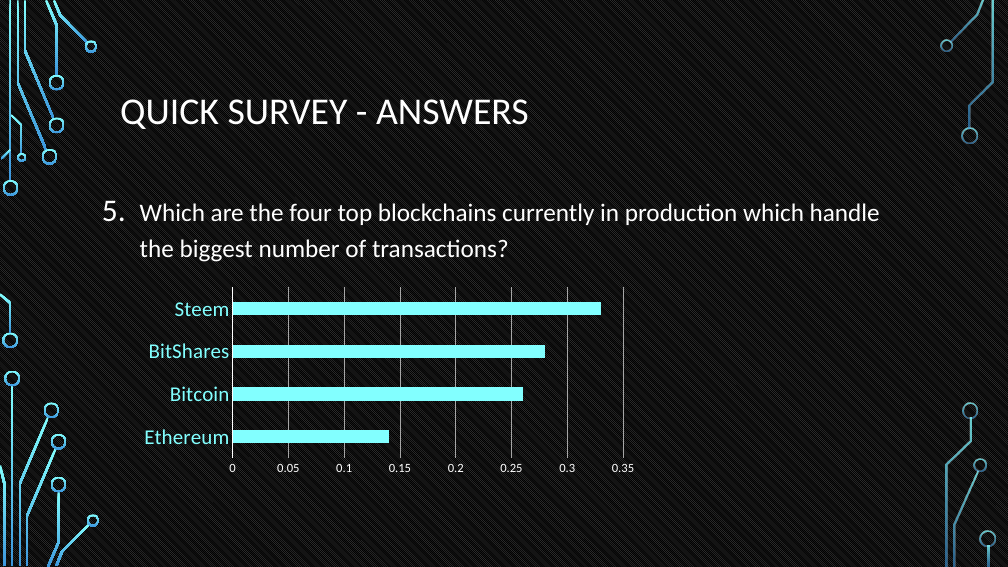
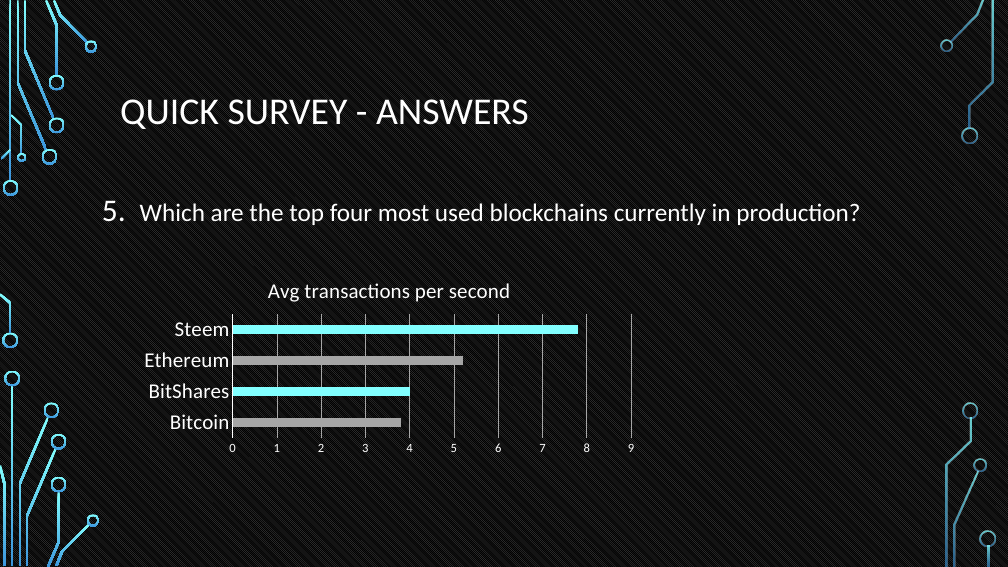
Before and after one commit to tokenika/tokenika.github.io, a slide deck: slide 9 of WarsawBlock.pptx (slide 10 before the commit). Drawn at 1008x567 pixels with LibreOffice and Linux fonts; fonts in the diff are those of the drawing; background and template pictures are left out. Boxes give left, top, right and bottom in pixels: in the first picture for what was removed or moved away, otherwise in the second. Text is boxed around its words. In the diff, an @@ line names an element or a change of style, - is before the commit and + after.

```diff
--- a/WarsawBlock.pptx
+++ b/WarsawBlock.pptx
@@ text at <box>140,203,860,225</box>: text changed @@
-5. Which are the four top blockchains currently in production which handle the biggest number of transactions?
+5. Which are the top four most used blockchains currently in production?
@@ bar chart at <box>134,264,644,461</box> @@
@@ title "Avg transactions per second " added @@
-categories: Ethereum, Bitcoin, BitShares, Steem
+categories: Bitcoin, BitShares, Ethereum, Steem
-Series 1: 0.14, 0.26, 0.28, 0.33
+Series 1: 3.8, 4, 5.2, 7.8
@@ colours of single points changed @@
@@ category axis changed @@
@@ bar chart: place and size @@
-bar chart at <box>134,284,644,480</box>
+bar chart at <box>134,264,644,461</box>
```
Also in this commit, not shown: 9 other slides changed, 1 other file.
